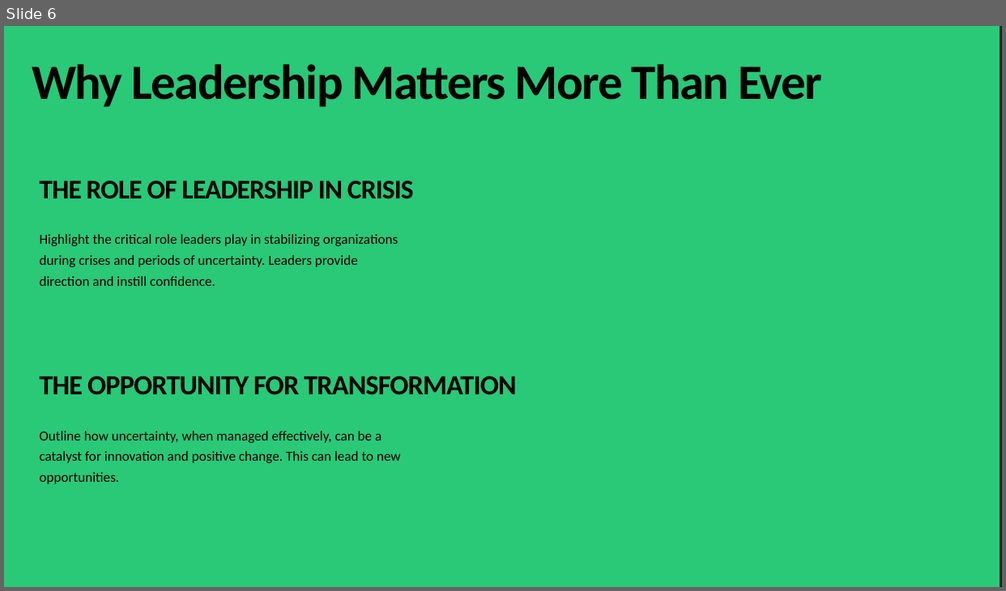
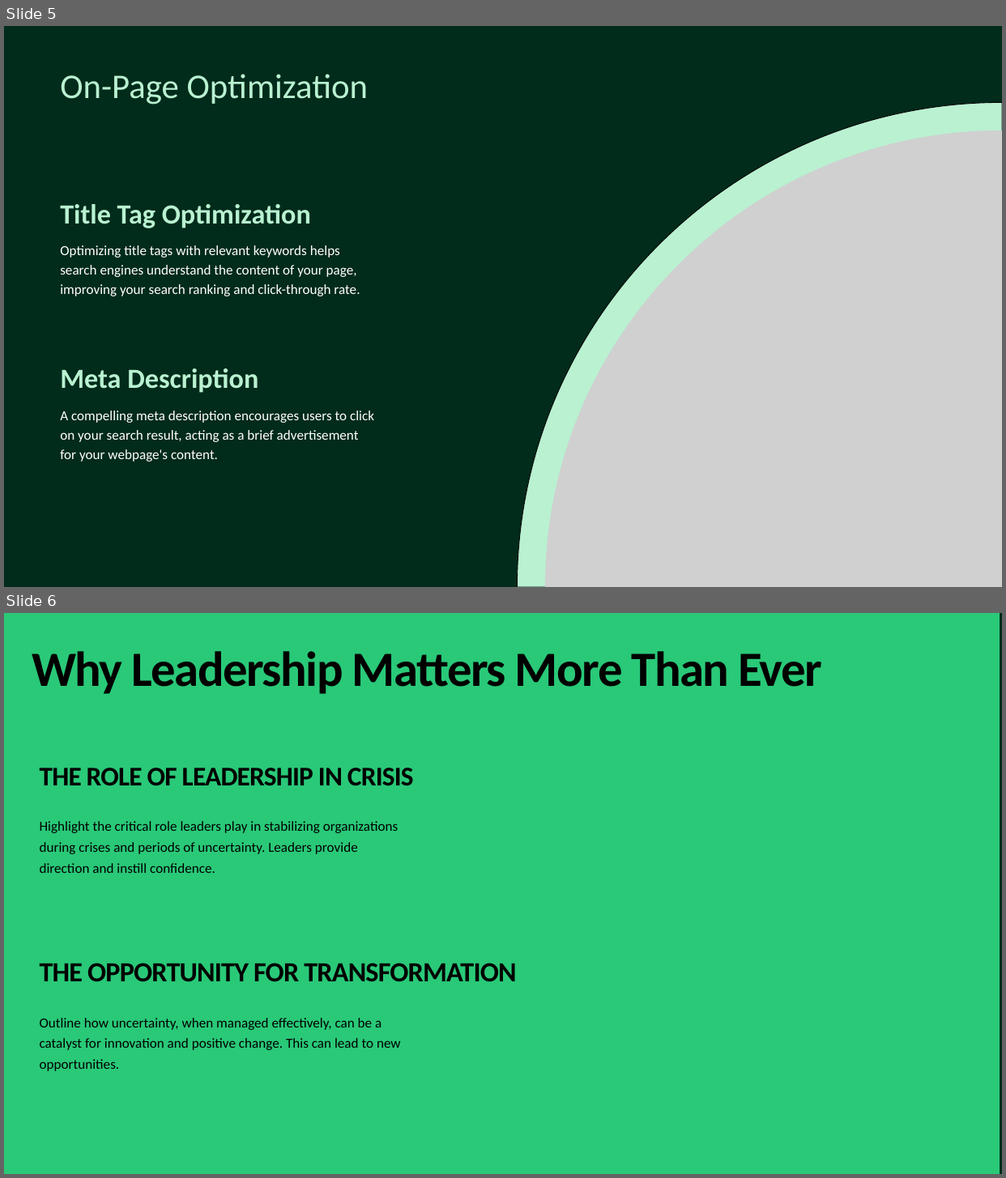
Before and after one commit to Manpreet1710/ppt-maker, a slide deck: output_ppt.pptx. Shown one above the other, each under a label of ours: slide 6 before the commit, slides 5 and 6 after it. The pictures are 1006x591 and 1006x1178 pixels, drawn with LibreOffice and Linux fonts; fonts in the diff are those of the drawing; grey boxes stand for pictures. Boxes give left, top, right and bottom in pixels: in the first picture for what was removed or moved away, otherwise in the second. Text is boxed around its words. In the diff, an @@ line names an element or a change of style, - is before the commit and + after.

```diff
--- a/output_ppt.pptx
+++ b/output_ppt.pptx
@@ slide 5 added at (4, 26, 1002, 587), background #012B1B @@
@@ text added at (60, 74, 368, 105), 50 pt, text #B9F1D1 @@
+On-Page Optimization
@@ freeform shape added at (517, 102, 1002, 587), fill #B9F1D1, outline #000000 1 pt @@
@@ picture added at (545, 130, 1002, 587) @@
@@ text added at (60, 204, 311, 228), 40 pt, text #B9F1D1, bold @@
+Title Tag Optimization
@@ text added at (60, 246, 360, 297), 20 pt, text #FFFFFF @@
+Optimizing title tags with relevant keywords helps search engines understand the content of your page, improving your search ranking and click-through rate.
@@ text added at (60, 369, 258, 393), 40 pt, text #B9F1D1, bold @@
+Meta Description
@@ text added at (60, 411, 374, 462), 20 pt, text #FFFFFF @@
+A compelling meta description encourages users to click on your search result, acting as a brief advertisement for your webpage's content.
```
Also in this commit, not shown: 7 slides changed, 12 other slides added, 13 slides removed, 7 other files.
